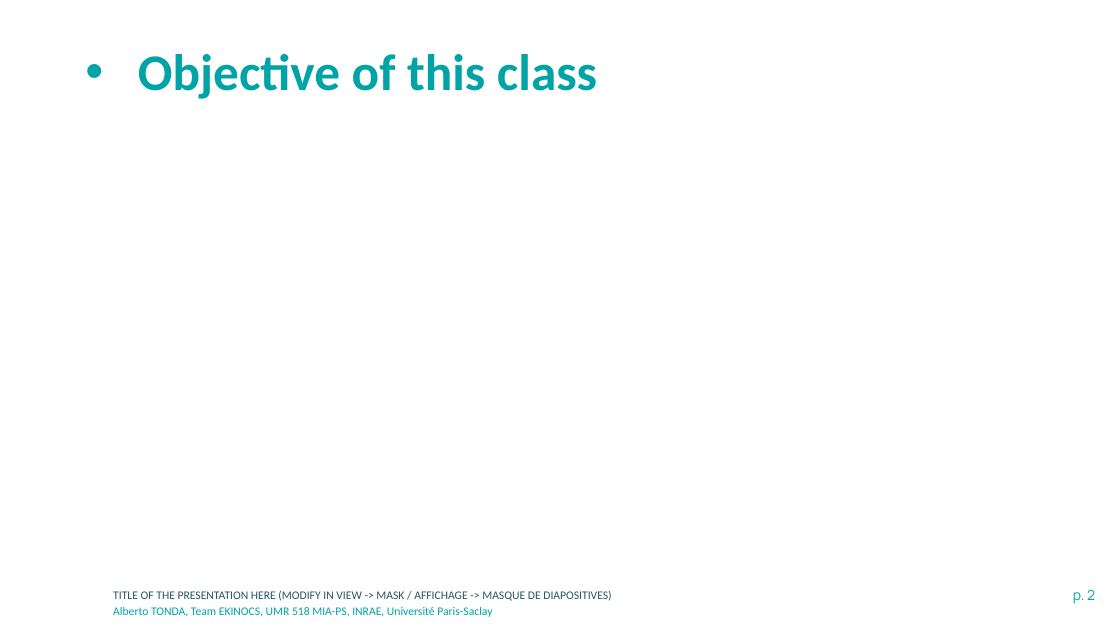
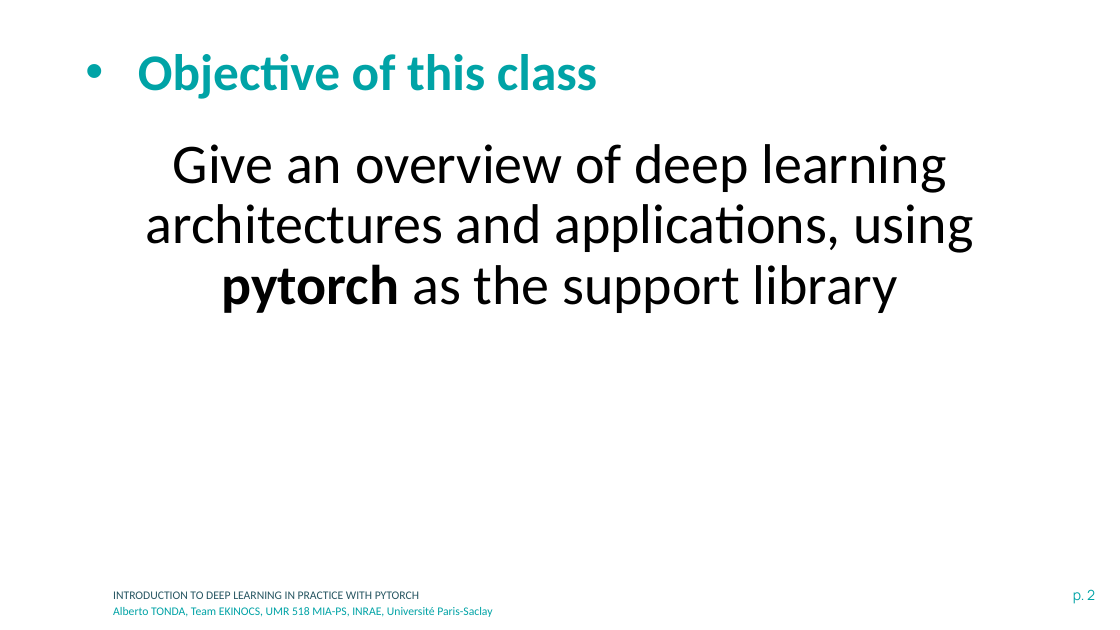
Before and after one commit to albertotonda/teaching, a slide deck: slide 2 of deep-learning-in-practice-with-pytorch/1-introduction.pptx. Drawn at 1120x630 pixels with LibreOffice and Linux fonts; fonts in the diff are those of the drawing; background and template pictures are left out. Boxes give left, top, right and bottom in pixels: in the first picture for what was removed or moved away, otherwise in the second. Text is boxed around its words. In the diff, an @@ line names an element or a change of style, - is before the commit and + after.

```diff
--- a/deep-learning-in-practice-with-pytorch/1-introduction.pptx
+++ b/deep-learning-in-practice-with-pytorch/1-introduction.pptx
@@ text added at bbox=[146, 144, 974, 313], 48 pt, text #000000 @@
+Give an overview of deep learning architectures and applications, using pytorch as the support library
@@ text at bbox=[113, 591, 419, 599]: text changed @@
-TITLE OF THE PRESENTATION HERE (MODIFY IN VIEW -> MASK / AFFICHAGE -> MASQUE DE DIAPOSITIVES)
+INTRODUCTION TO DEEP LEARNING IN PRACTICE WITH PYTORCH
```
Also in this commit, not shown: 13 other slides changed, 2 slides added, 8 other files.
